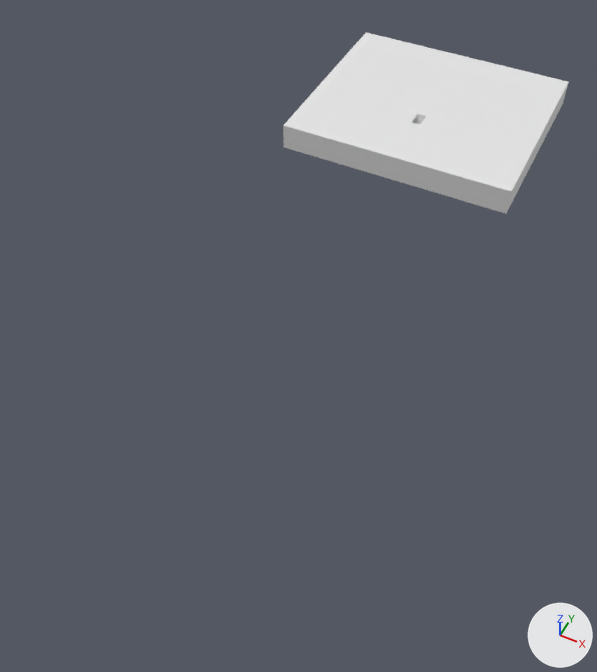
What one commit did to the Blender file testmodels/testmap/testmap.blend.
The view is the same before and after, from a 50 mm lens placed at (82.0, -270.0, 186.0), pointed at (2.0, -109.0, -16.0). Lighting does not change. The marker at lower right points along +X, +Y and +Z.

Names of what the first picture shows: 'The Cube'.
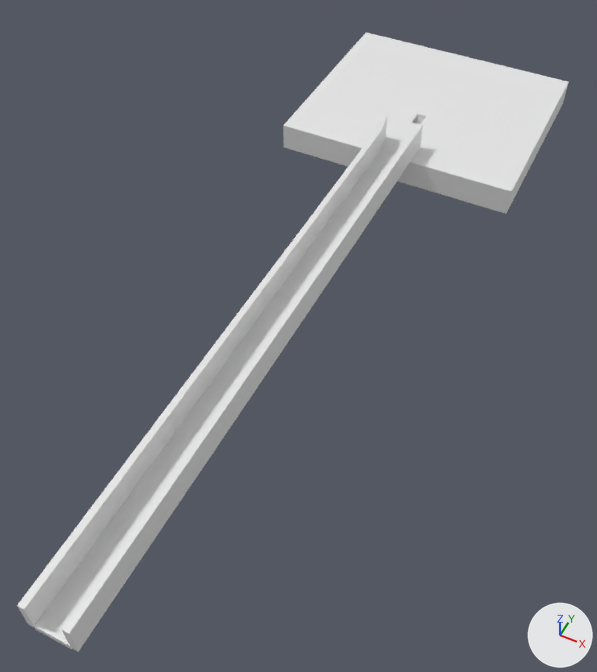
The newer file is also turned or shifted as a whole; pictures and numbers use the older file's frame.

What changed in the scene script:
```text
Add mat_testmap_002:
    mat_testmap_002 = principled_material('testmap.002')
    mat_testmap_002.base_color = (0.8, 0.8, 0.8)  # white #e7e7e7
Add mat_testmap_001:
    mat_testmap_001 = principled_material('testmap.001')
    mat_testmap_001.base_color = (0.8, 0.8, 0.8)  # white #e7e7e7
Add me_cube_003:
    me_cube_003.from_pydata([(-5.0, -100.0, -1.0), (-5.0, -100.0, 1.0), (-5.0, 111.0, -1.0), (-5.0, 100.0, 1.0), (5.0, -100.0, -1.0), (5.0, -100.0, 1.0), (5.0, 111.0, -1.0), (5.0, 100.0, 1.0)], [], [(0, 1, 3, 2), (2, 3, 7, 6), (6, 7, 5, 4), (4, 5, 1, 0), (2, 6, 4, 0), (7, 3, 1, 5)])
    me_cube_003.materials.append(mat_testmap_002)  # its picture is missing
Add me_cube_002:
    me_cube_002.from_pydata([(-5.0, -100.0, -1.0), (-5.0, -100.0, 1.0), (-5.0, 111.0, -1.0), (-5.0, 100.0, 1.0), (5.0, -100.0, -1.0), (5.0, -100.0, 1.0), (5.0, 111.0, -1.0), (5.0, 100.0, 1.0)], [], [(0, 1, 3, 2), (2, 3, 7, 6), (6, 7, 5, 4), (4, 5, 1, 0), (2, 6, 4, 0), (7, 3, 1, 5)])
    me_cube_002.materials.append(mat_testmap_001)  # its picture is missing
Add me_cube_001:
    me_cube_001.from_pydata([(-5.0, -100.0, -1.0), (-5.0, -100.0, 1.0), (-5.0, 111.0, -1.0), (-5.0, 100.0, 1.0), (5.0, -100.0, -1.0), (5.0, -100.0, 1.0), (5.0, 111.0, -1.0), (5.0, 100.0, 1.0)], [], [(0, 1, 3, 2), (2, 3, 7, 6), (6, 7, 5, 4), (4, 5, 1, 0), (2, 6, 4, 0), (7, 3, 1, 5)])
    me_cube_001.materials.append(mat_testmap)  # its picture is missing
Add ob_runway_wall_right:
    ob_runway_wall_right = bpy.data.objects.new('Runway Wall Right', me_cube_003)
    ob_runway_wall_right.location = (-6.0, -129.0, 6.6)
    ob_runway_wall_right.rotation_euler = (0.0, 1.571, 0.0)  # degrees (0, 90, 0)
Add ob_runway_wall_left:
    ob_runway_wall_left = bpy.data.objects.new('Runway Wall Left', me_cube_002)
    ob_runway_wall_left.location = (6.0, -129.0, 6.6)
    ob_runway_wall_left.rotation_euler = (0.0, -1.571, 0.0)  # degrees (0, -90, 0)
Add ob_runway:
    ob_runway = bpy.data.objects.new('Runway', me_cube_001)
    ob_runway.location = (0.0, -129.0, 1.6)
```

Where the change shows, as pixel boxes (x1, y1, x2, y2) in the pictures (597 x 672 px):
'Runway Wall Left', added
    after: (62, 125, 423, 652)
'Runway Wall Right', added
    after: (17, 115, 388, 628)
'Runway', added
    after: (34, 147, 399, 649)
